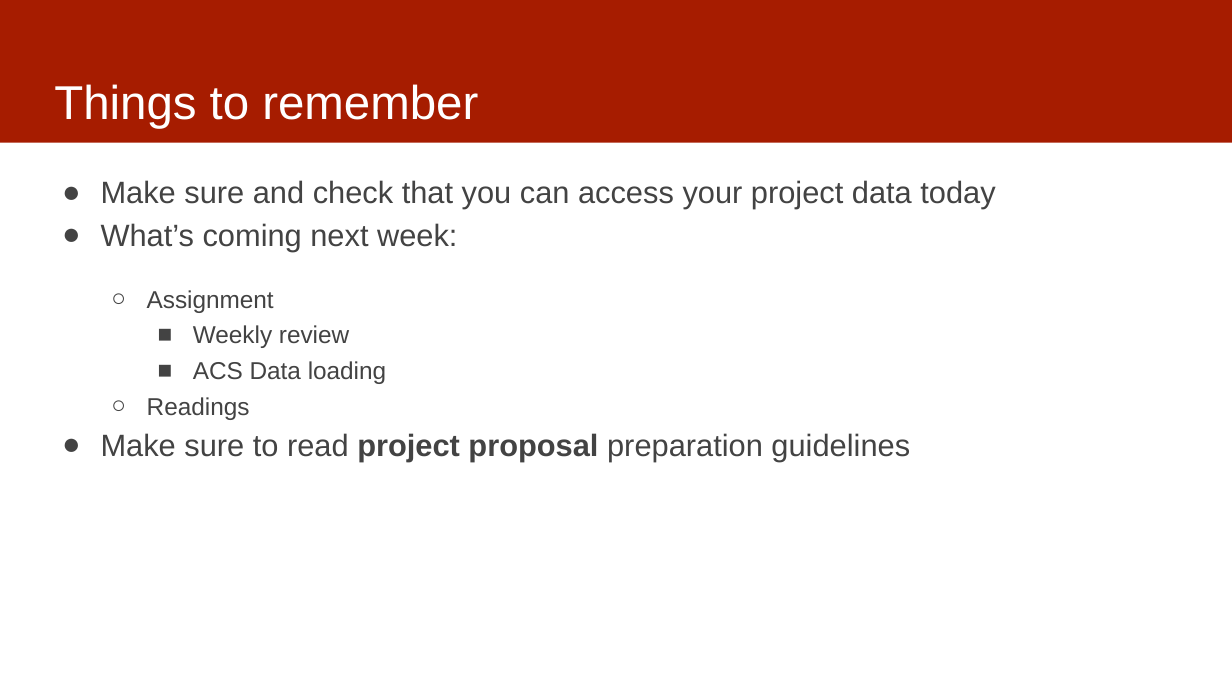
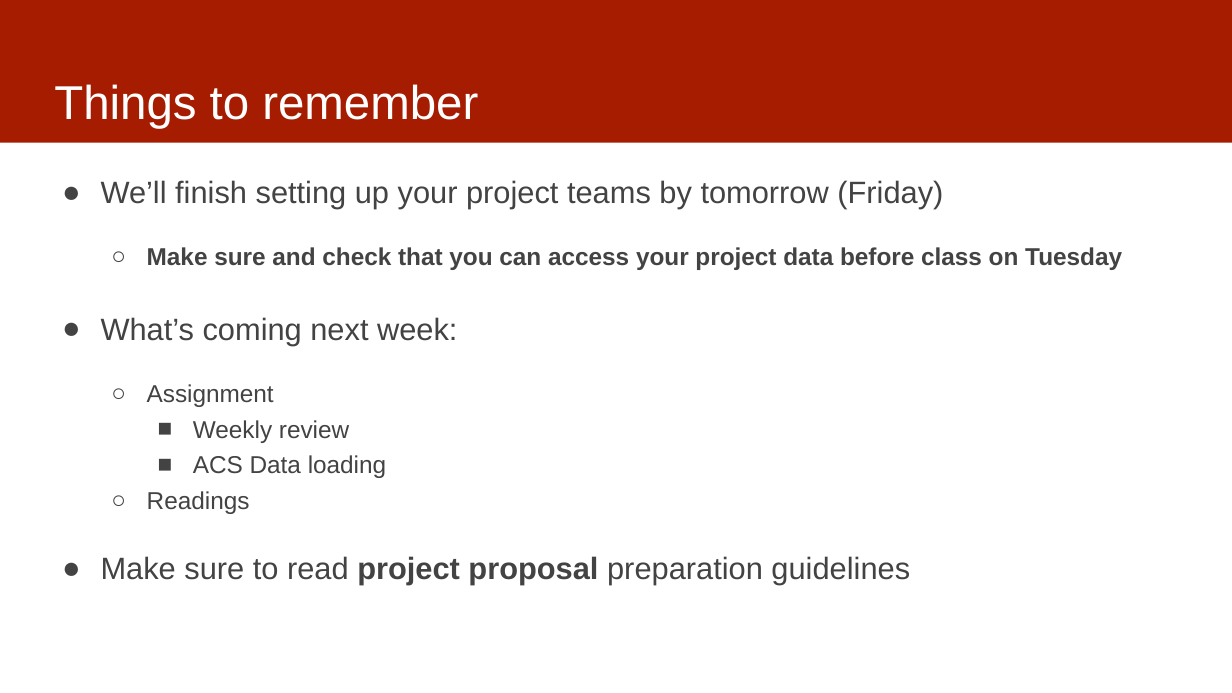
Before and after one commit to dssg/mlforpublicpolicylab, a slide deck: slide 19 of 02 - Case Studies and Acquiring Data/data -- discussion.pptx (slide 12 before the commit). Drawn at 1232x693 pixels with LibreOffice and Linux fonts; fonts in the diff are those of the drawing. Boxes give left, top, right and bottom in pixels: in the first picture for what was removed or moved away, otherwise in the second. Text is boxed around its words. In the diff, an @@ line names an element or a change of style, - is before the commit and + after.

```diff
--- a/02 - Case Studies and Acquiring Data/data -- discussion.pptx
+++ b/02 - Case Studies and Acquiring Data/data -- discussion.pptx
@@ text at <box>101,180,1122,270</box>: text changed; size 24 to 19 pt; bold on @@
-● Make sure and check that you can access your project data today
+● We’ll finish setting up your project teams by tomorrow (Friday)
+  ○ Make sure and check that you can access your project data before class on Tuesday
```
Also in this commit, not shown: 1 other slide changed, 7 slides added.
